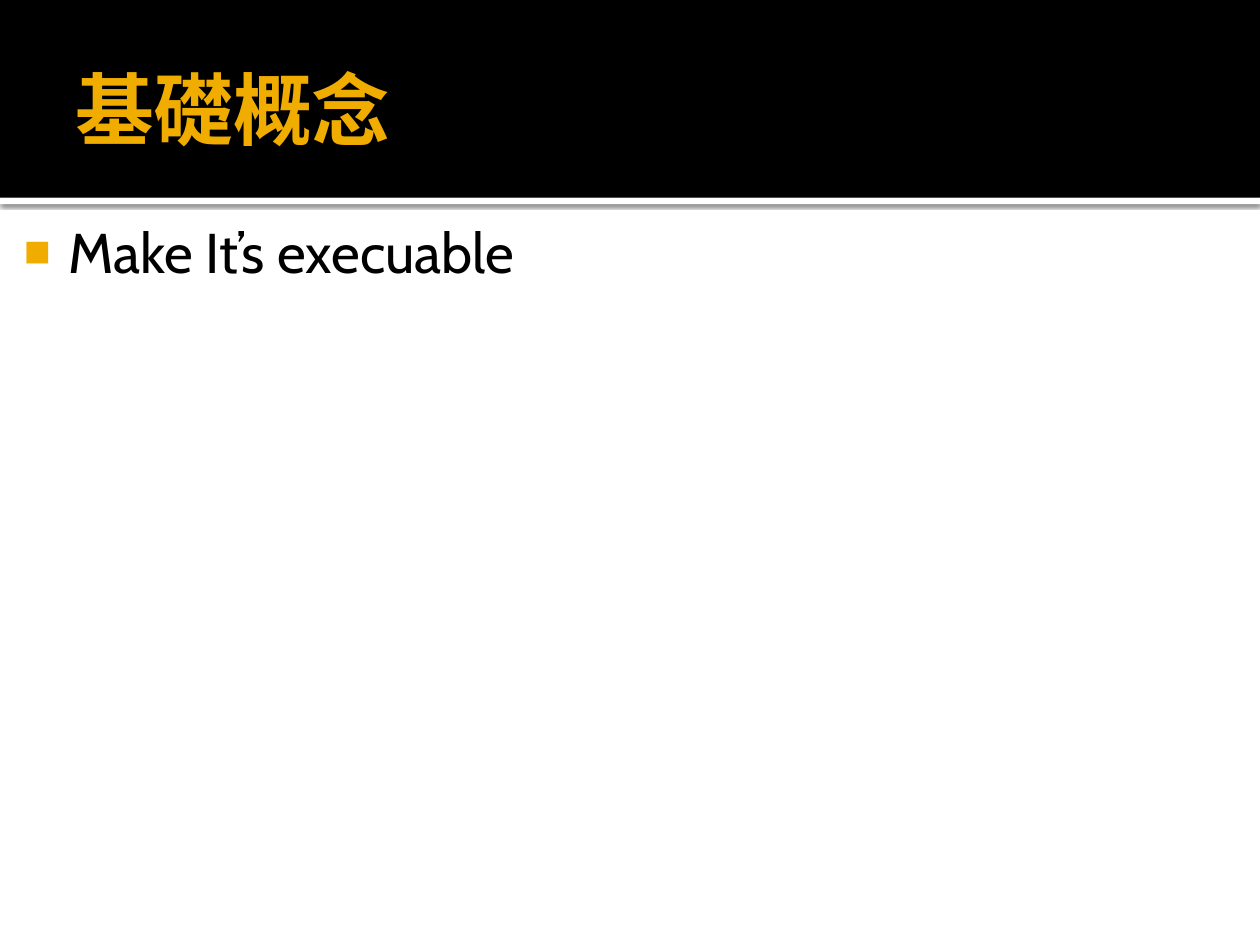
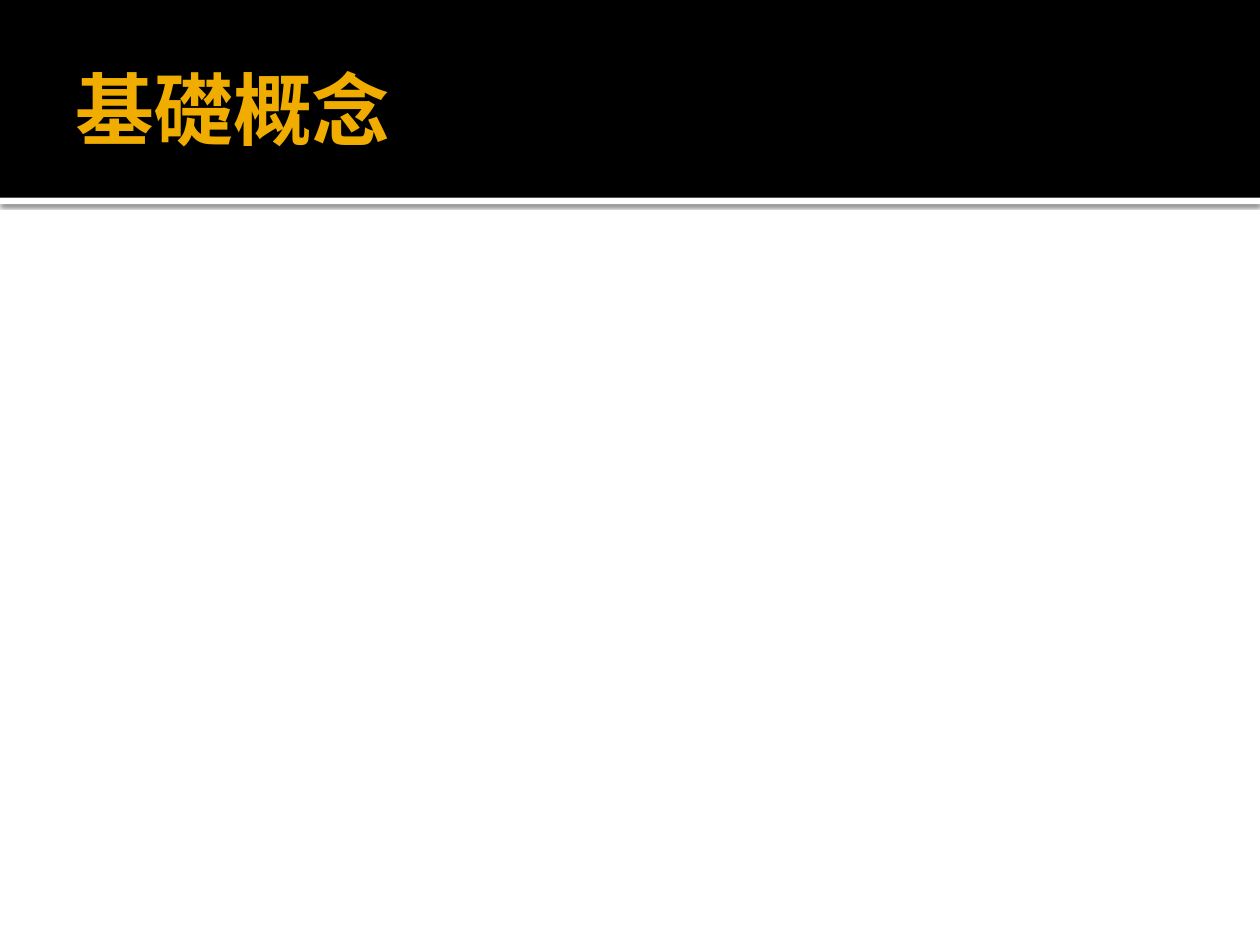
Before and after one commit to k1nm3nh4ck3r/OpenSecurityTrainingTaiwan, a slide deck: slide 21 of C編譯中的流程分析、逆向工程及在資訊安全中的應用.pptx (slide 17 before the commit). Drawn at 1260x945 pixels with LibreOffice and Linux fonts; fonts in the diff are those of the drawing. Boxes give left, top, right and bottom in pixels: in the first picture for what was removed or moved away, otherwise in the second. Text is boxed around its words. In the diff, an @@ line names an element or a change of style, - is before the commit and + after.

```diff
--- a/C編譯中的流程分析、逆向工程及在資訊安全中的應用.pptx
+++ b/C編譯中的流程分析、逆向工程及在資訊安全中的應用.pptx
@@ text removed at [68,231,514,274] @@
-■ Make It’s execuable
```
Also in this commit, not shown: 2 other slides changed, 7 slides added, 1 slide removed.
